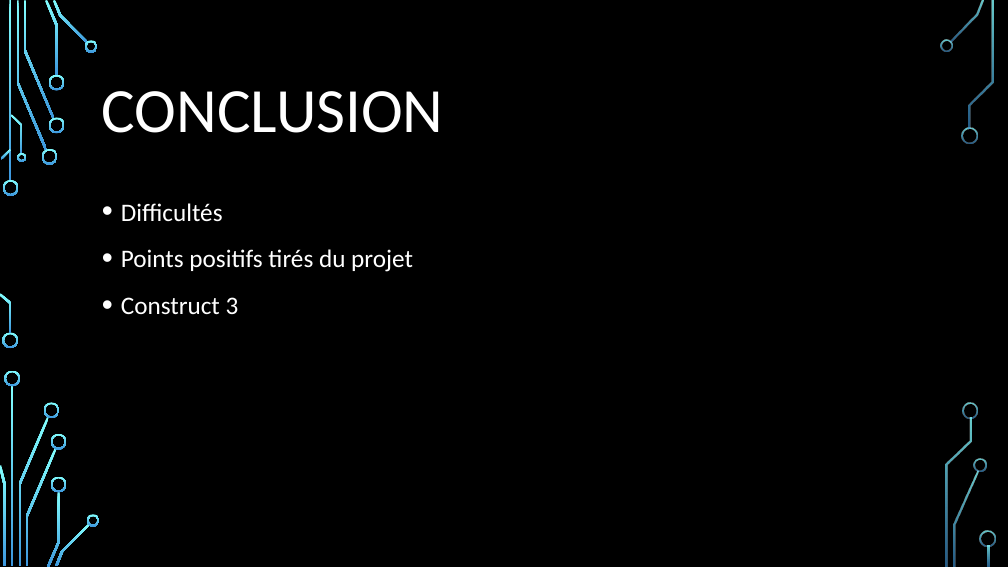
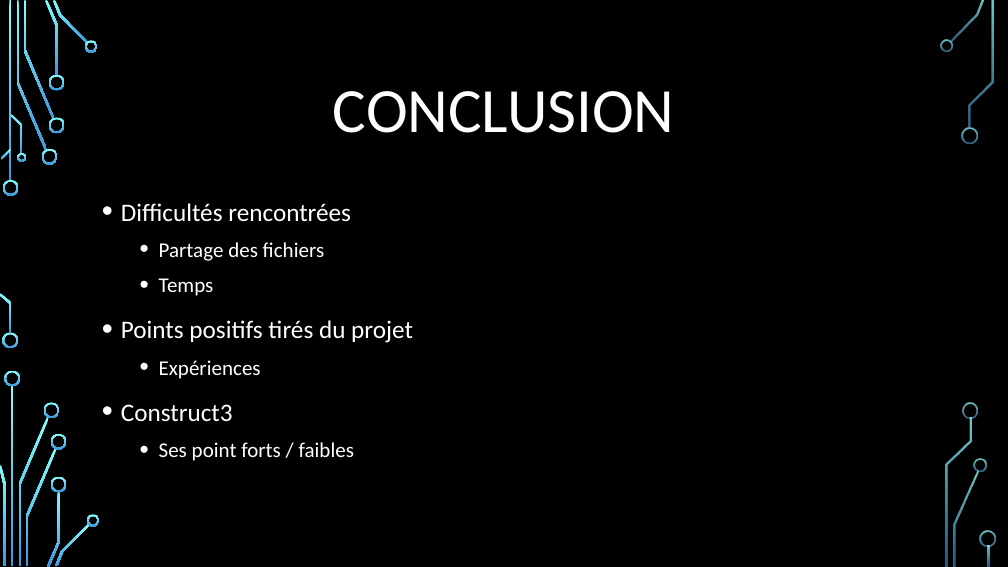
Before and after one commit to IvanCallau/CFPT_M306, a slide deck: slide 9 of docs/virus306_presentation.pptx. Drawn at 1008x567 pixels with LibreOffice and Linux fonts; fonts in the diff are those of the drawing; background and template pictures are left out. Boxes give left, top, right and bottom in pixels: in the first picture for what was removed or moved away, otherwise in the second. Text is boxed around its words. In the diff, an @@ line names an element or a change of style, - is before the commit and + after.

```diff
--- a/docs/virus306_presentation.pptx
+++ b/docs/virus306_presentation.pptx
@@ title "CONCLUSION" at <box>333,91,675,133</box>: alignment left to centre @@
@@ text at <box>121,203,351,296</box>: text changed; size 24 to 20 pt @@
-• Difficultés
+• Difficultés rencontrées
+  • Partage des fichiers
+  • Temps
@@ text at <box>121,360,354,461</box>: text changed; size 24 to 20 pt @@
-• Construct 3
+  • Expériences
+• Construct3
+  • Ses point forts / faibles
```
Also in this commit, not shown: 5 other slides changed.
